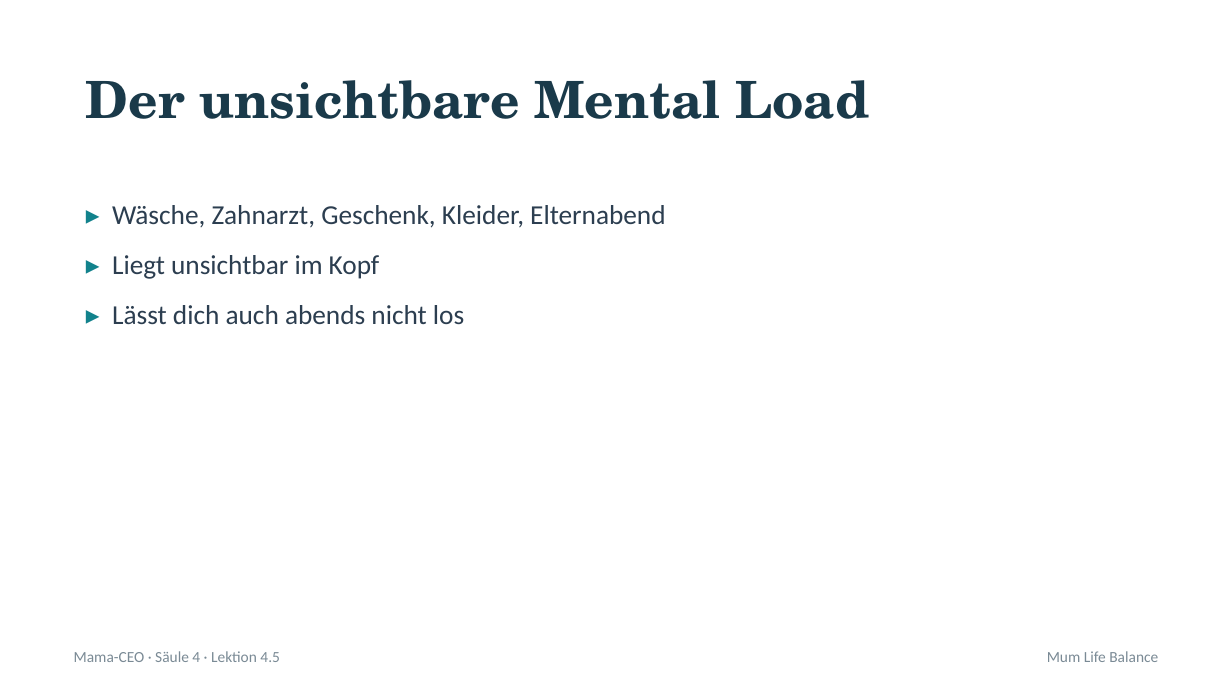
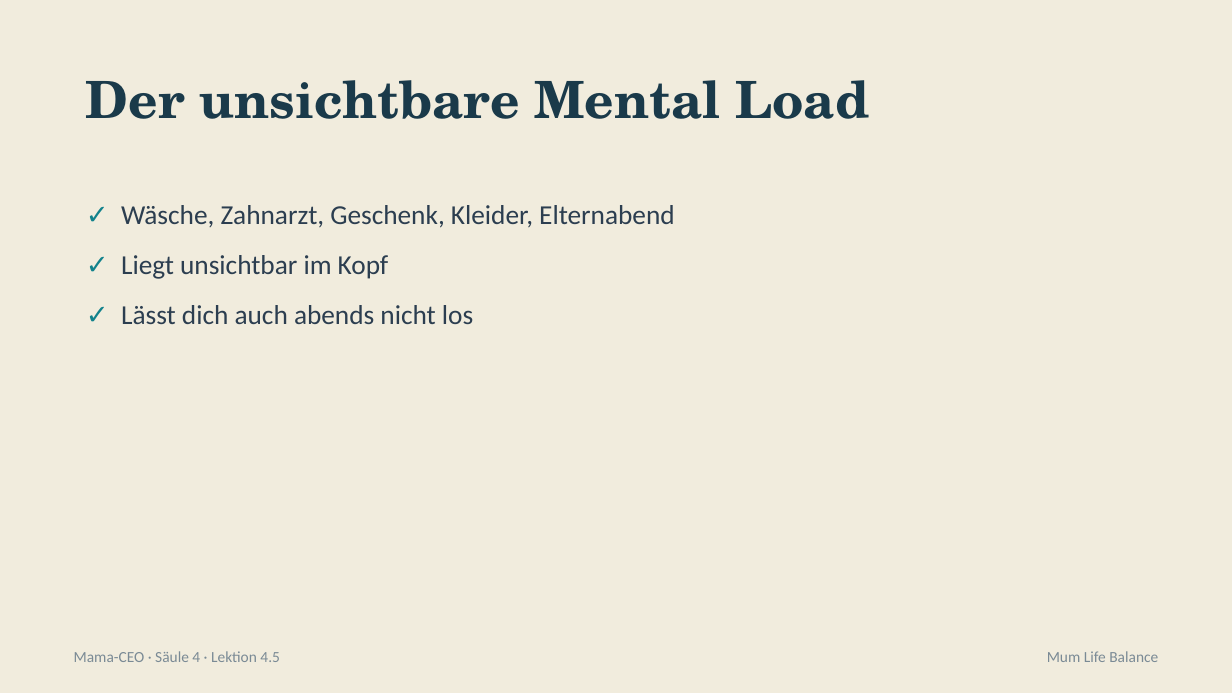
Before and after one commit to pnulmann-hue/mumlifebalance-workspace, a slide deck: slide 2 of outputs/produkte/mama-ceo/03-praesentationen/saeule-4/05-lektion-4-5.pptx. Drawn at 1232x693 pixels with LibreOffice and Linux fonts; fonts in the diff are those of the drawing. Boxes give left, top, right and bottom in pixels: in the first picture for what was removed or moved away, otherwise in the second. Text is boxed around its words. In the diff, an @@ line names an element or a change of style, - is before the commit and + after.

```diff
--- a/outputs/produkte/mama-ceo/03-praesentationen/saeule-4/05-lektion-4-5.pptx
+++ b/outputs/produkte/mama-ceo/03-praesentationen/saeule-4/05-lektion-4-5.pptx
@@ background #FFFFFF to #F1ECDD @@
@@ text at [121,205,674,324]: text changed @@
-▸ Wäsche, Zahnarzt, Geschenk, Kleider, Elternabend
-▸ Liegt unsichtbar im Kopf
-▸ Lässt dich auch abends nicht los
+✓ Wäsche, Zahnarzt, Geschenk, Kleider, Elternabend
+✓ Liegt unsichtbar im Kopf
+✓ Lässt dich auch abends nicht los
```
Also in this commit, not shown: 13 other slides changed, 13 other files.
